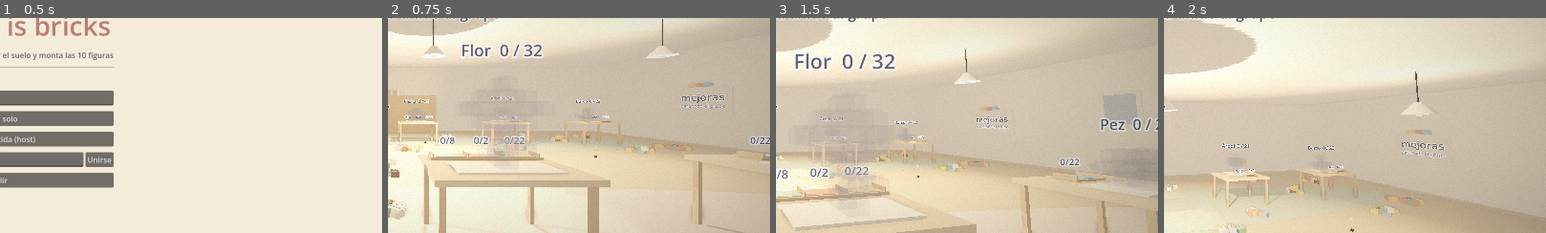
Above: before the commit, frames 1-4 (left to right).
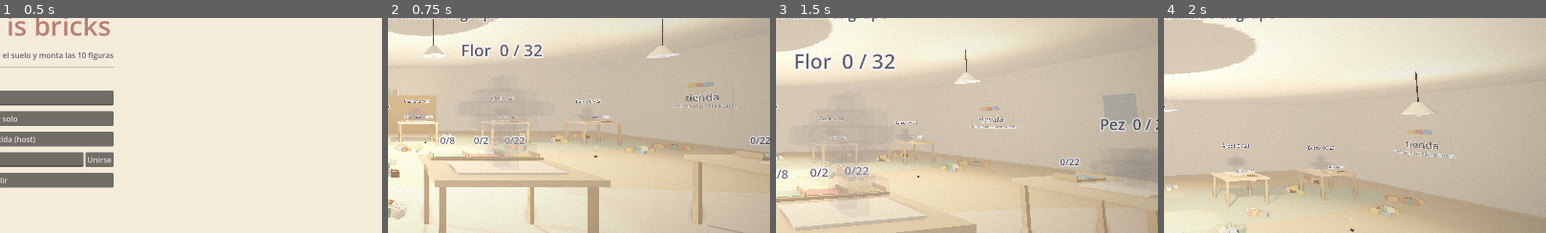
Above: after the commit, the same moments.

Repository: BaltaJmn/steam
Game: Godot game, scene res://scenes/menu.tscn
Same seed, same stepped clock (60 frames per second), same inputs: the game is played once before the commit and once after it.
Inputs (mouse positions are % of the whole screen's width and height, from its top left):
- Up to frame 1 (0.5 s): no input
- Up to frame 2 (0.75 s): click "Jugar solo" at 0.5 s
- Up to frame 3 (1.5 s): tap Enter at 1.25 s; move the mouse to (55, 50) at 1.27 s; hold W (move_forward) from 1.28 s (still down); tap Q (drop) at 1.35 s; click (55, 50) at 1.42 s
- Up to frame 4 (2 s): keep holding W (move_forward); tap Space (jump) at 1.52 s
The pictures show only the part of the screen within x 50-100%, y 30-80%; the shares and areas given below are measured in that part.

Frame 1 is identical in both runs. In frame 2, 0.4% of the frame differs, in the area x 74-92%, y 35-43%; in frame 3, 0.3%; in frame 4, 0.4%.

Commit message:
Turn upgrades into a shop of cute search helpers
Author's request: upgrades and tools should be cute things that help
the player find pieces.

- Shop of cute things (bought with stickers, shared by the group):
  kitten basket (bigger, gains a bow and cat ears), teddy mittens
  (bigger handfuls), bunny slippers (faster, visible on other players),
  fireflies (circle over remaining clusters; level 2 flies higher to be
  seen from afar), balloons (tied to every lost special piece), a
  tracker puppy (local companion that runs to the nearest cluster,
  sits, wags and barks) and wind-up chicks (the helpers).
- Upgrade board becomes the "tienda" with cute wording.
- Docs updated.

Co-Authored-By: Claude Opus 5.5 <noreply@anthropic.com>
Claude-Session: https://claude.ai/code/session_01TGADas6ZE4wBW7snds5YUZ

Diff:
--- a/game/scripts/balance.gd
+++ b/game/scripts/balance.gd
@@ -33,35 +33,47 @@
 const NOISE_LAND_MIN_SPEED := 3.0
 const NOISE_DROP := 8.0
 
-# --- Ayudantes contratados ---
-# Muñequitos de cuerda: recogen piezas del suelo y las llevan a las mesas.
+# --- Pollitos de cuerda (ayudantes) ---
+# Recogen piezas del suelo y las llevan a las mesas que las necesitan.
 const WORKER_CAPACITY := 4
 const WORKER_SPEED := 1.4
 const WORKER_SCOOP_TIME := 1.2
 const WORKER_PLACE_TIME := 0.6
 
-# --- Mejoras (compartidas por todo el grupo) ---
-# "values" tiene un valor más que "costs": el del nivel 0.
-const UPGRADE_ORDER := ["sack", "shovel", "speed", "lens", "workers"]
+# --- Perrito rastreador ---
+const PUPPY_SPEED := 3.5
+
+# --- Tienda de cositas monas (compartidas por todo el grupo) ---
+# Todas ayudan a buscar piezas. "values" tiene un valor más que "costs": el
+# del nivel 0.
+const UPGRADE_ORDER := ["sack", "shovel", "speed", "fireflies", "balloons", "puppy", "workers"]
 const UPGRADES := {
 	"sack": {
-		"name": "Cesta más grande", "desc": "Llevas más piezas por viaje",
+		"name": "Cesta de gatito", "desc": "Llevas más piezas (y le sale un lazo, y luego orejitas)",
 		"costs": [6, 15, 30], "values": [6, 10, 16, 24],
 	},
 	"shovel": {
-		"name": "Recoger a puñados", "desc": "Coges más piezas de cada vez",
+		"name": "Manoplas de osito", "desc": "Coges más piezas de cada vez",
 		"costs": [5, 12, 25], "values": [2, 3, 5, 8],
 	},
 	"speed": {
-		"name": "Zapatillas cómodas", "desc": "Andas más rápido",
+		"name": "Zapatillas de conejito", "desc": "Andas más rápido y dando saltitos",
 		"costs": [8, 20], "values": [1.0, 1.15, 1.3],
 	},
-	"lens": {
-		"name": "Lupa", "desc": "Los grupitos de piezas que quedan brillan un poco",
-		"costs": [12], "values": [0, 1],
+	"fireflies": {
+		"name": "Luciérnagas", "desc": "Revolotean sobre los grupitos de piezas que quedan",
+		"costs": [10, 20], "values": [0, 1, 2],
+	},
+	"balloons": {
+		"name": "Globitos", "desc": "Cada pieza especial perdida lleva un globo atado",
+		"costs": [15], "values": [0, 1],
+	},
+	"puppy": {
+		"name": "Perrito rastreador", "desc": "Corre hasta el grupito más cercano y te espera allí",
+		"costs": [20], "values": [0, 1],
 	},
 	"workers": {
-		"name": "Ayudante de cuerda", "desc": "Recoge piezas y las lleva a las mesas que las necesitan",
+		"name": "Pollitos de cuerda", "desc": "Recogen piezas y las llevan a las mesas",
 		"costs": [12, 25, 40], "values": [0, 1, 2, 3],
 	},
 }
--- a/game/scripts/brick_patch.gd
+++ b/game/scripts/brick_patch.gd
@@ -14,7 +14,8 @@
 var _layout := []  # [[color, Transform3D], ...] ordenado de abajo arriba
 var _layout_counts := {}  # cuántas piezas de cada color caben en el reparto actual
 var _last_scoop := 0.0
-var _glint: MeshInstance3D
+var _fireflies: Array[MeshInstance3D] = []
+var _firefly_level := 0
 var _time := 0.0
 
 
@@ -38,12 +39,14 @@
 	collision.position = Vector3(0, 0.125, 0)
 	area.add_child(collision)
 	add_child(area)
-	# Brillito de la mejora "Lupa": delata los grupitos que quedan.
-	var spark := SphereMesh.new()
-	spark.radius = 0.025
-	spark.height = 0.05
-	_glint = Visuals.mesh_instance(self, spark, Vector3(0, 0.45, 0), "glint")
-	_glint.visible = false
+	# Luciérnagas de la tienda: revolotean sobre los grupitos que quedan.
+	for i in 2:
+		var bug := SphereMesh.new()
+		bug.radius = 0.022
+		bug.height = 0.044
+		var firefly := Visuals.mesh_instance(self, bug, Vector3(0, 0.45, 0), "firefly")
+		firefly.visible = false
+		_fireflies.append(firefly)
 	if Engine.is_editor_hint():
 		var preview := {}
 		for i in EDITOR_PREVIEW:
@@ -103,11 +106,15 @@
 
 
 func _process(delta: float) -> void:
-	if Engine.is_editor_hint() or not _glint.visible:
+	if Engine.is_editor_hint() or _firefly_level == 0:
 		return
+	# Vuelan en círculo; con el nivel 2 suben más para verse desde lejos.
 	_time += delta
-	_glint.position.y = 0.45 + sin(_time * 2.0 + float(pile_id)) * 0.05
-	_glint.scale = Vector3.ONE * (0.7 + 0.5 * absf(sin(_time * 2.5 + float(pile_id))))
+	var height := 0.45 if _firefly_level == 1 else 1.1
+	for i in _fireflies.size():
+		var angle := _time * 1.6 + float(i) * PI + float(pile_id)
+		_fireflies[i].position = Vector3(cos(angle) * 0.18, height + sin(_time * 2.3 + float(i)) * 0.08, sin(angle) * 0.18)
+		_fireflies[i].scale = Vector3.ONE * (0.7 + 0.5 * absf(sin(_time * 3.0 + float(i) + float(pile_id))))
 
 
 func _on_changed(what: String, id: int) -> void:
@@ -131,7 +138,9 @@
 	if grown:
 		_build_layout(wanted)
 	_show(counts)
-	_glint.visible = Game.upgrade_level("lens") > 0 and Game.piece_sum(counts) > 0
+	_firefly_level = Game.upgrade_level("fireflies") if Game.piece_sum(counts) > 0 else 0
+	for i in _fireflies.size():
+		_fireflies[i].visible = _firefly_level > i
 
 
 func get_prompt(_player: Node, _part: String) -> String:
--- a/game/scripts/hud.gd
+++ b/game/scripts/hud.gd
@@ -129,7 +129,7 @@
 	_place(_upgrades_panel, 0.5, 0.5, 0.5, 0.5, -360, -280, 360, 280)
 	var box := _margin_box(_upgrades_panel)
 	var title := _label(box, 30)
-	title.text = "Mejoras del grupo"
+	title.text = "tienda de cositas monas"
 	_wallet_label = _label(box, 22)
 	_upgrades_list = VBoxContainer.new()
 	_upgrades_list.add_theme_constant_override("separation", 8)
@@ -337,7 +337,7 @@
 	if str(Game.upgrades) != _shown_levels:
 		_rebuild_upgrades()
 		return
-	_wallet_label.text = "Pegatinas disponibles: %d" % Game.wallet
+	_wallet_label.text = "tienes %d pegatinas · todo es para todo el grupo" % Game.wallet
 	for id in _upgrade_buttons:
 		var cost: int = Game.upgrade_cost(id)
 		var button: Button = _upgrade_buttons[id]
@@ -350,7 +350,7 @@
 		child.queue_free()
 	_upgrade_buttons.clear()
 	_shown_levels = str(Game.upgrades)
-	_wallet_label.text = "Pegatinas disponibles: %d" % Game.wallet
+	_wallet_label.text = "tienes %d pegatinas · todo es para todo el grupo" % Game.wallet
 	for id in Balance.UPGRADE_ORDER:
 		var definition: Dictionary = Balance.UPGRADES[id]
 		var costs: Array = definition["costs"]
@@ -365,10 +365,10 @@
 		button.custom_minimum_size = Vector2(170, 0)
 		var cost: int = Game.upgrade_cost(id)
 		if cost < 0:
-			button.text = "Al máximo"
+			button.text = "¡ya lo tienes!"
 			button.disabled = true
 		else:
-			button.text = "Comprar (%d)" % cost
+			button.text = "%d pegatinas" % cost
 			button.disabled = Game.wallet < cost
 			button.pressed.connect(Game.request.bind("_srv_buy", [id]))
 		_upgrade_buttons[id] = button
--- a/game/scripts/item.gd
+++ b/game/scripts/item.gd
@@ -9,6 +9,7 @@
 var _mesh: MeshInstance3D
 var _area: Area3D
 var _glint: MeshInstance3D
+var _balloon: Node3D
 var _time := 0.0
 var _state := "loose"
 var _holder := 0
@@ -40,6 +41,19 @@
 	spark.radius = 0.02
 	spark.height = 0.04
 	_glint = Visuals.mesh_instance(self, spark, Vector3(0, 0.25, 0), "glint")
+	# Globito de la tienda, atado a la pieza (de un color distinto cada una).
+	_balloon = Node3D.new()
+	add_child(_balloon)
+	var string := CylinderMesh.new()
+	string.top_radius = 0.003
+	string.bottom_radius = 0.003
+	string.height = 1.3
+	Visuals.mesh_instance(_balloon, string, Vector3(0, 0.7, 0), "ink")
+	var ball := SphereMesh.new()
+	ball.radius = 0.11
+	ball.height = 0.26
+	Visuals.mesh_instance(_balloon, ball, Vector3(0, 1.45, 0), Balance.KINDS[item_id % Balance.KINDS.size()])
+	_balloon.visible = false
 	_set_pose(false)
 
 
@@ -51,7 +65,7 @@
 
 
 func _on_changed(what: String, id: int) -> void:
-	if what == "all" or (what == "item" and id == item_id):
+	if what == "all" or what == "economy" or (what == "item" and id == item_id):
 		_refresh()
 
 
@@ -63,6 +77,7 @@
 	_holder = int(data["holder"])
 	_area.collision_layer = Visuals.LAYER_INTERACT if _state == "loose" else 0
 	_glint.visible = _state == "loose"
+	_balloon.visible = _state == "loose" and Game.upgrade_level("balloons") > 0
 	match _state:
 		"loose":
 			global_position = data["pos"]
@@ -86,6 +101,7 @@
 		_time += delta
 		_glint.position.y = 0.25 + sin(_time * 2.0) * 0.04
 		_glint.scale = Vector3.ONE * (0.7 + 0.5 * absf(sin(_time * 3.0 + float(item_id))))
+		_balloon.rotation.z = sin(_time * 1.3 + float(item_id)) * 0.06
 		return
 	if _state != "held":
 		return
--- a/game/scripts/player.gd
+++ b/game/scripts/player.gd
@@ -8,8 +8,9 @@
 const MOUSE_SENSITIVITY := 0.0025
 const SYNC_INTERVAL := 0.05
 const NOISE_SEND_INTERVAL := 0.5
-# Cesta según el nivel de la mejora "Cesta más grande": [radio, alto, color].
-const BASKETS := [[0.2, 0.14, "cream"], [0.23, 0.16, "sky"], [0.26, 0.18, "mint"], [0.3, 0.2, "coral"]]
+# Cesta de gatito según su nivel: [radio, alto, color]. Desde el nivel 1 lleva
+# un lazo y en el último le salen orejitas de gato.
+const BASKETS := [[0.2, 0.14, "cream"], [0.22, 0.15, "rug_b"], [0.25, 0.16, "sky"], [0.28, 0.18, "pup"]]
 const BASKET_SHOWN := 12  # piezas que se dibujan dentro de la cesta como mucho
 
 var peer_id := 1
@@ -31,6 +32,7 @@
 var _container: Node3D
 var _container_level := -1
 var _basket_pieces: MultiMesh
+var _slippers: Node3D
 var _last_load := {}
 var _burst: GPUParticles3D
 var _burst_mesh: BoxMesh
@@ -85,6 +87,22 @@
 		eye.radius = 0.035
 		eye.height = 0.07
 		Visuals.mesh_instance(body, eye, Vector3(0.08 * side, 1.31, -0.22), "ink")
+	# Zapatillas de conejito (se ven cuando se compran).
+	_slippers = Node3D.new()
+	body.add_child(_slippers)
+	for side in [-1.0, 1.0]:
+		var slipper := SphereMesh.new()
+		slipper.radius = 0.09
+		slipper.height = 0.1
+		var slipper_instance := Visuals.mesh_instance(_slippers, slipper, Vector3(0.12 * side, 0.05, -0.05), "bunny")
+		slipper_instance.scale = Vector3(1.0, 1.0, 1.5)
+		for ear_side in [-1.0, 1.0]:
+			var ear := CapsuleMesh.new()
+			ear.radius = 0.018
+			ear.height = 0.12
+			var ear_instance := Visuals.mesh_instance(_slippers, ear, Vector3(0.12 * side + 0.025 * ear_side, 0.14, -0.1), "bunny")
+			ear_instance.rotation_degrees = Vector3(-15, 0, 12.0 * ear_side)
+	_slippers.visible = false
 	var name_label := Visuals.label(self, display_name, Vector3(0, 1.8, 0), 40, color.darkened(0.35))
 	# El jugador local no se ve a sí mismo (cámara en primera persona).
 	body.visible = not is_local
@@ -261,8 +279,9 @@
 
 
 ## La cesta que llevas en la mano (crece con la mejora) y las piezas dentro,
-## con sus colores de verdad.
+## con sus colores de verdad. También enseña las zapatillas de conejito.
 func _update_sack() -> void:
+	_slippers.visible = Game.upgrade_level("speed") > 0
 	var level := Game.upgrade_level("sack")
 	if level != _container_level:
 		_build_container(level)
@@ -299,6 +318,20 @@
 	basket_material.cull_mode = BaseMaterial3D.CULL_DISABLED
 	basket.material = basket_material
 	Visuals.mesh_instance(_container, basket, Vector3(0, height / 2.0, 0))
+	if level >= 1:
+		# Lazo delante de la cesta.
+		for side in [-1.0, 1.0]:
+			var loop := SphereMesh.new()
+			loop.radius = 0.035
+			loop.height = 0.05
+			var loop_instance := Visuals.mesh_instance(_container, loop, Vector3(0.04 * side, height * 0.7, -radius - 0.01), "bow")
+			loop_instance.scale = Vector3(1.3, 1.0, 0.6)
+	if level >= 3:
+		# Orejitas de gato en el borde.
+		for side in [-1.0, 1.0]:
+			var ear := PrismMesh.new()
+			ear.size = Vector3(0.08, 0.07, 0.02)
+			Visuals.mesh_instance(_container, ear, Vector3(radius * 0.6 * side, height + 0.035, 0), "pup")
 	# Piezas dentro de la cesta (algo más pequeñas), en capas de 2x2.
 	_basket_pieces = Visuals.brick_multimesh(BASKET_SHOWN)
 	var piece_scale := 0.7
--- /dev/null
+++ b/game/scripts/puppy.gd
@@ -0,0 +1,117 @@
+extends Node3D
+## Perrito rastreador (cosita de la tienda). Cada jugador ve el suyo: corre
+## hasta el grupito de piezas más cercano a ti, se sienta, mueve la cola y
+## ladra. Cuando llegas, busca el siguiente. Si no queda nada, te sigue.
+## Es solo una pista visual: no toca el estado de la partida. Mira hacia -Z.
+
+var _body: Node3D
+var _tail: Node3D
+var _bark: Label3D
+var _time := 0.0
+var _target_pile := -1
+var _bark_time := 0.0
+var _was_visible := false
+
+
+func _ready() -> void:
+	_body = Node3D.new()
+	add_child(_body)
+	var torso := CapsuleMesh.new()
+	torso.radius = 0.09
+	torso.height = 0.32
+	var torso_instance := Visuals.mesh_instance(_body, torso, Vector3(0, 0.16, 0), "pup")
+	torso_instance.rotation_degrees = Vector3(90, 0, 0)
+	var head := SphereMesh.new()
+	head.radius = 0.085
+	head.height = 0.17
+	Visuals.mesh_instance(_body, head, Vector3(0, 0.27, -0.15), "pup")
+	var snout := SphereMesh.new()
+	snout.radius = 0.04
+	snout.height = 0.07
+	Visuals.mesh_instance(_body, snout, Vector3(0, 0.25, -0.23), "pup")
+	var nose := SphereMesh.new()
+	nose.radius = 0.015
+	nose.height = 0.03
+	Visuals.mesh_instance(_body, nose, Vector3(0, 0.26, -0.27), "ink")
+	for side in [-1.0, 1.0]:
+		var ear := SphereMesh.new()
+		ear.radius = 0.035
+		ear.height = 0.11
+		var ear_instance := Visuals.mesh_instance(_body, ear, Vector3(0.07 * side, 0.29, -0.13), "pup_ear")
+		ear_instance.rotation_degrees = Vector3(0, 0, 25.0 * side)
+		var eye := SphereMesh.new()
+		eye.radius = 0.012
+		eye.height = 0.024
+		Visuals.mesh_instance(_body, eye, Vector3(0.035 * side, 0.29, -0.215), "ink")
+		for z in [-0.08, 0.08]:
+			var leg := CapsuleMesh.new()
+			leg.radius = 0.025
+			leg.height = 0.1
+			Visuals.mesh_instance(_body, leg, Vector3(0.05 * side, 0.05, z), "pup")
+	_tail = Node3D.new()
+	_tail.position = Vector3(0, 0.2, 0.15)
+	_body.add_child(_tail)
+	var tail := CapsuleMesh.new()
+	tail.radius = 0.018
+	tail.height = 0.12
+	var tail_instance := Visuals.mesh_instance(_tail, tail, Vector3(0, 0.05, 0.02), "pup_ear")
+	tail_instance.rotation_degrees = Vector3(-30, 0, 0)
+	_bark = Visuals.label(self, "¡guau!", Vector3(0, 0.55, 0), 32)
+	_bark.visible = false
+	visible = false
+
+
+func _process(delta: float) -> void:
+	_time += delta
+	var me = Game.player_nodes.get(Game.my_id())
+	visible = Game.upgrade_level("puppy") > 0 and is_instance_valid(me)
+	if not visible:
+		_was_visible = false
+		return
+	var player_pos: Vector3 = me.global_position
+	if not _was_visible:
+		# Aparece a tus pies la primera vez.
+		_was_visible = true
+		global_position = Vector3(player_pos.x + 0.5, 0.0, player_pos.z + 0.5)
+	var target := _choose_target(player_pos)
+	var to := target - global_position
+	to.y = 0.0
+	var dist := to.length()
+	var moving := dist > 0.35
+	if moving:
+		global_position += to / dist * minf(Balance.PUPPY_SPEED * delta, dist - 0.3)
+		rotation.y = lerp_angle(rotation.y, atan2(-to.x, -to.z), clampf(delta * 8.0, 0.0, 1.0))
+		_body.position.y = absf(sin(_time * 14.0)) * 0.03
+	else:
+		_body.position.y = 0.0
+	# Mueve la cola: deprisa al llegar, despacito caminando.
+	_tail.rotation.y = sin(_time * (18.0 if not moving else 8.0)) * 0.6
+	_bark_time = maxf(0.0, _bark_time - delta)
+	_bark.visible = _bark_time > 0.0
+
+
+## El grupito con piezas más cercano al jugador. Si el jugador ya está encima,
+## el siguiente más cercano. Si no queda ninguno, la posición del jugador.
+func _choose_target(player_pos: Vector3) -> Vector3:
+	var pile_points: Dictionary = Game.anchors.get("piles", {})
+	if pile_points.has(_target_pile) and Game.piece_sum(Game.piles.get(_target_pile, {})) > 0:
+		var current: Vector3 = pile_points[_target_pile]
+		if player_pos.distance_to(current) > 1.0:
+			return current
+	var best := -1
+	var best_dist := INF
+	for pile_id in pile_points:
+		if Game.piece_sum(Game.piles.get(pile_id, {})) == 0:
+			continue
+		var pos: Vector3 = pile_points[pile_id]
+		var dist := player_pos.distance_to(pos)
+		if dist > 1.0 and dist < best_dist:
+			best_dist = dist
+			best = int(pile_id)
+	if best == -1:
+		_target_pile = -1
+		return player_pos + Vector3(0.6, 0.0, 0.6)
+	if best != _target_pile:
+		_target_pile = best
+		_bark_time = 1.2
+	return pile_points[best]
--- a/game/scripts/upgrade_board.gd
+++ b/game/scripts/upgrade_board.gd
@@ -1,6 +1,7 @@
 @tool
 extends Node3D
-## Tablón de mejoras colgado en la pared. Son de todo el grupo (compartidas).
+## Tienda de cositas monas, colgada en la pared. Lo que se compra es de todo el
+## grupo (compartido) y ayuda a buscar piezas.
 ## La parte de delante mira hacia +Z; el nodo va a ras de suelo, pegado a la pared.
 
 const CENTER_Y := 1.45
@@ -16,15 +17,15 @@
 		self, Vector3(1.4, 0.9, 0.3), Vector3(0, CENTER_Y, 0.15),
 		Visuals.LAYER_WORLD | Visuals.LAYER_INTERACT
 	)
-	Visuals.label(self, "mejoras", Vector3(0, CENTER_Y + 0.12, 0.06), 72, Color(0.35, 0.31, 0.33), false)
-	Visuals.label(self, "para todo el grupo", Vector3(0, CENTER_Y - 0.15, 0.06), 32, Color(0.5, 0.45, 0.45), false)
+	Visuals.label(self, "tienda", Vector3(0, CENTER_Y + 0.12, 0.06), 72, Color(0.35, 0.31, 0.33), false)
+	Visuals.label(self, "cositas monas para buscar", Vector3(0, CENTER_Y - 0.15, 0.06), 32, Color(0.5, 0.45, 0.45), false)
 	if Engine.is_editor_hint():
 		return
 	add_to_group("upgrade_board")
 
 
 func get_prompt(_player: Node, _part: String) -> String:
-	return "[E] Tablón de mejoras · pegatinas: %d" % Game.wallet
+	return "[E] Tienda de cositas monas · tienes %d pegatinas" % Game.wallet
 
 
 func interact(_player: Node, _part: String) -> void:
--- a/game/scripts/visuals.gd
+++ b/game/scripts/visuals.gd
@@ -37,6 +37,12 @@
 	"skin": Color(0.97, 0.86, 0.76),
 	"baseplate": Color(0.95, 0.92, 0.86),
 	"board": Color(0.95, 0.92, 0.86),
+	"pup": Color(0.95, 0.88, 0.76),
+	"pup_ear": Color(0.7, 0.55, 0.45),
+	"chick": Color(1.0, 0.88, 0.5),
+	"beak": Color(0.95, 0.65, 0.4),
+	"bunny": Color(0.99, 0.97, 0.95),
+	"bow": Color(0.95, 0.68, 0.72),
 }
 
 static var _materials := {}
@@ -70,6 +76,10 @@
 		"bulb":
 			m.shading_mode = BaseMaterial3D.SHADING_MODE_UNSHADED
 			m.albedo_color = Color(1.0, 0.9, 0.72)
+		"firefly":
+			# Luciérnaga: un puntito cálido que brilla un poco.
+			m.shading_mode = BaseMaterial3D.SHADING_MODE_UNSHADED
+			m.albedo_color = Color(1.0, 0.93, 0.55)
 		"glint":
 			# Brillito que delata una pieza especial en el suelo.
 			m.shading_mode = BaseMaterial3D.SHADING_MODE_UNSHADED
--- a/game/scripts/worker.gd
+++ b/game/scripts/worker.gd
@@ -1,10 +1,11 @@
 extends Node3D
-## Ayudante contratado: un muñequito de cuerda que va y viene con piezas. Solo
-## es visual: la lógica la lleva el host en Game. Mira hacia -Z.
+## Pollito de cuerda (cosita de la tienda): va y viene con piezas del suelo a
+## las mesas. Solo es visual: la lógica la lleva el host en Game. Mira hacia -Z.
 
 var _target := Vector3.ZERO
 var _carrying := false
 var _body: Node3D
+var _key: Node3D
 var _load: MeshInstance3D
 var _time := 0.0
 
@@ -12,25 +13,37 @@
 func _ready() -> void:
 	_target = position
 	_body = Node3D.new()
-	_body.scale = Vector3.ONE * 0.45
 	add_child(_body)
-	var torso := CapsuleMesh.new()
-	torso.radius = 0.22
-	torso.height = 0.75
-	Visuals.mesh_instance(_body, torso, Vector3(0, 0.38, 0), "yellow")
+	var fluff := SphereMesh.new()
+	fluff.radius = 0.11
+	fluff.height = 0.21
+	Visuals.mesh_instance(_body, fluff, Vector3(0, 0.12, 0), "chick")
 	var head := SphereMesh.new()
-	head.radius = 0.18
-	head.height = 0.36
-	Visuals.mesh_instance(_body, head, Vector3(0, 0.9, 0), "skin")
+	head.radius = 0.075
+	head.height = 0.15
+	Visuals.mesh_instance(_body, head, Vector3(0, 0.25, -0.04), "chick")
+	var beak := PrismMesh.new()
+	beak.size = Vector3(0.04, 0.035, 0.04)
+	var beak_instance := Visuals.mesh_instance(_body, beak, Vector3(0, 0.24, -0.12), "beak")
+	beak_instance.rotation_degrees = Vector3(-90, 0, 0)
 	for side in [-1.0, 1.0]:
 		var eye := SphereMesh.new()
-		eye.radius = 0.028
-		eye.height = 0.056
-		Visuals.mesh_instance(_body, eye, Vector3(0.06 * side, 0.93, -0.16), "ink")
-	# Llave de cuerda en la espalda y una pieza en brazos cuando lleva carga.
-	Visuals.mesh_instance(_body, Visuals.box_mesh(Vector3(0.04, 0.2, 0.25)), Vector3(0, 0.5, 0.28), "metal")
-	_load = Visuals.mesh_instance(_body, Visuals.brick_mesh(), Vector3(0, 0.5, -0.32), "coral")
-	_load.scale = Vector3.ONE * 1.4
+		eye.radius = 0.012
+		eye.height = 0.024
+		Visuals.mesh_instance(_body, eye, Vector3(0.035 * side, 0.27, -0.1), "ink")
+		var wing := SphereMesh.new()
+		wing.radius = 0.04
+		wing.height = 0.1
+		Visuals.mesh_instance(_body, wing, Vector3(0.1 * side, 0.12, 0.0), "chick")
+	# Llave de cuerda en la espalda, que gira al andar.
+	_key = Node3D.new()
+	_key.position = Vector3(0, 0.15, 0.12)
+	_body.add_child(_key)
+	Visuals.mesh_instance(_key, Visuals.box_mesh(Vector3(0.012, 0.012, 0.05)), Vector3(0, 0, 0.025), "metal")
+	Visuals.mesh_instance(_key, Visuals.box_mesh(Vector3(0.08, 0.04, 0.01)), Vector3(0, 0, 0.055), "metal")
+	# Pieza que lleva encima de la cabeza cuando va cargado.
+	_load = Visuals.mesh_instance(_body, Visuals.brick_mesh(), Vector3(0, 0.38, -0.02), "coral")
+	_load.scale = Vector3.ONE * 0.6
 	_load.visible = false
 
 
@@ -47,5 +60,7 @@
 	if moving:
 		rotation.y = lerp_angle(rotation.y, atan2(-to.x, -to.z), clampf(delta * 10.0, 0.0, 1.0))
 	position = position.lerp(_target, clampf(delta * 8.0, 0.0, 1.0))
-	_body.position.y = absf(sin(_time * 12.0)) * 0.05 if moving else 0.0
+	_body.position.y = absf(sin(_time * 12.0)) * 0.03 if moving else 0.0
+	if moving:
+		_key.rotation.z += delta * 6.0
 	_load.visible = _carrying
--- a/game/scripts/world.gd
+++ b/game/scripts/world.gd
@@ -5,6 +5,7 @@
 
 const PLAYER_SCENE := preload("res://scenes/player.tscn")
 const WORKER_SCENE := preload("res://scenes/worker.tscn")
+const PUPPY_SCRIPT := preload("res://scripts/puppy.gd")
 
 @onready var players_root: Node3D = $Players
 @onready var workers_root: Node3D = $Workers
@@ -22,6 +23,8 @@
 	Game.request("_srv_hello", [Network.player_name])
 	_sync_players()
 	_sync_workers()
+	# El perrito rastreador de este jugador (solo aparece si se compra).
+	add_child(PUPPY_SCRIPT.new())
 
 
 func return_to_menu(message := "") -> void:
Not shown, changed: docs/concepto-bloques.md
